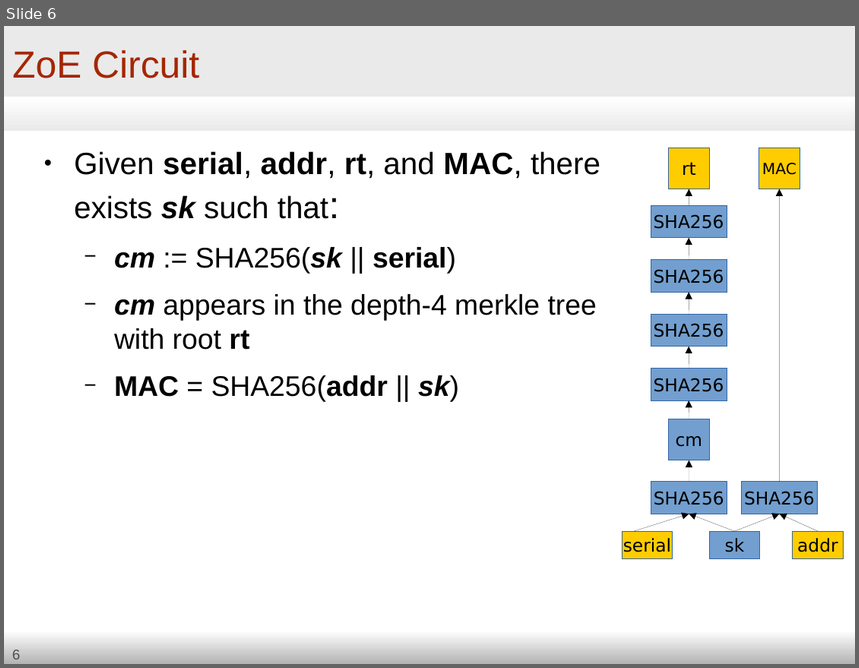
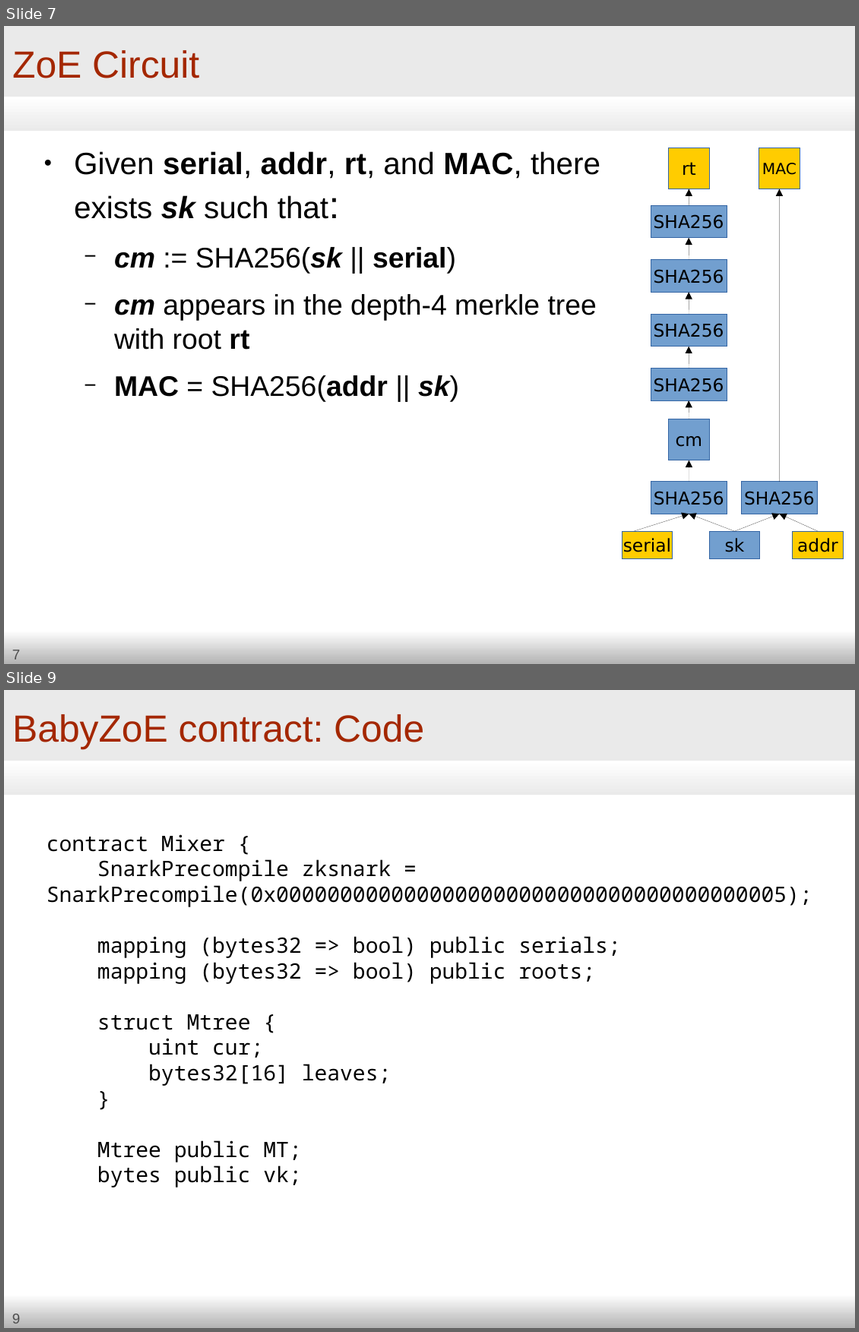
Before and after one commit to zcash-hackworks/babyzoe, a slide deck: babyzoe-draft2.odp. Shown one above the other, each under a label of ours: slide 6 before the commit, slides 7 and 9 after it; the slides between them are not shown. The pictures are 859x668 and 859x1332 pixels, drawn with LibreOffice and Linux fonts; fonts in the diff are those of the drawing. Boxes give left, top, right and bottom in pixels: in the first picture for what was removed or moved away, otherwise in the second. Text is boxed around its words. In the diff, an @@ line names an element or a change of style, - is before the commit and + after.

```diff
--- a/babyzoe-draft2.odp
+++ b/babyzoe-draft2.odp
@@ slide 9 added at (4,690,855,1328), background #FFFFFF; not listed: 4 template elements that a slide beside it also shows @@
@@ title added at (12,714,424,750), 32 pt, text #A42700 @@
+BabyZoE contract: Code
@@ text added at (47,834,813,1188), 18 pt, text #000000 @@
+contract Mixer {
+SnarkPrecompile zksnark = SnarkPrecompile(0x0000000000000000000000000000000000000005);
+mapping (bytes32 => bool) public serials;
+mapping (bytes32 => bool) public roots;
+struct Mtree {
+uint cur;
+bytes32[16] leaves;
+}
+Mtree public MT;
+bytes public vk;
@@ what was slide 6 is now slide 7 @@
@@ page number at (12,650,20,660): text changed @@
-6
+7
```
Also in this commit, not shown: 7 slides changed, 4 other slides added, 1 slide removed.
